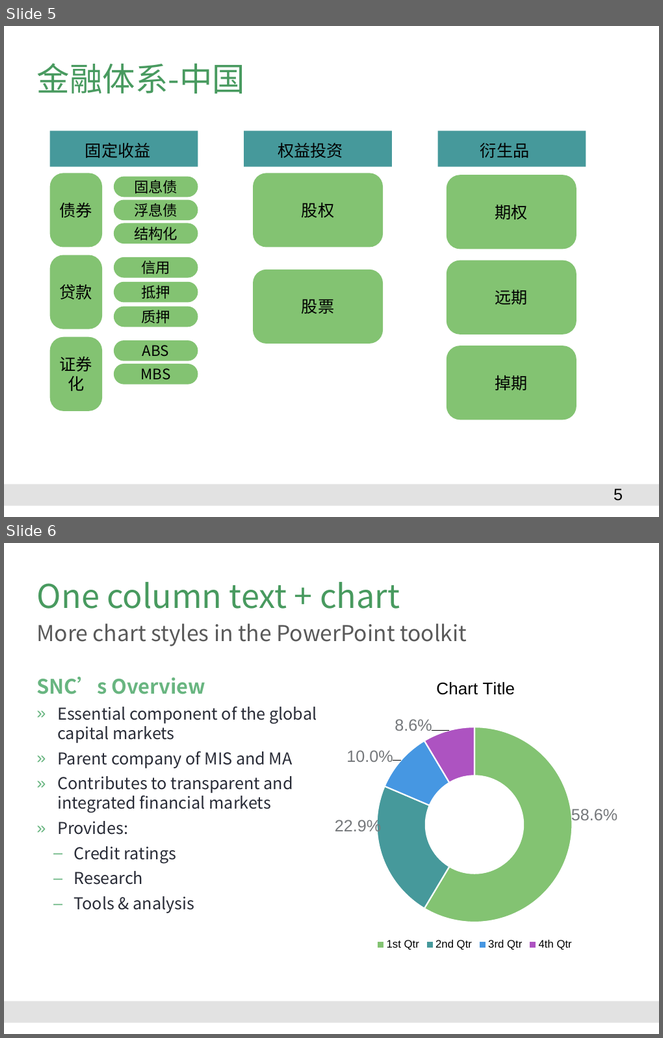
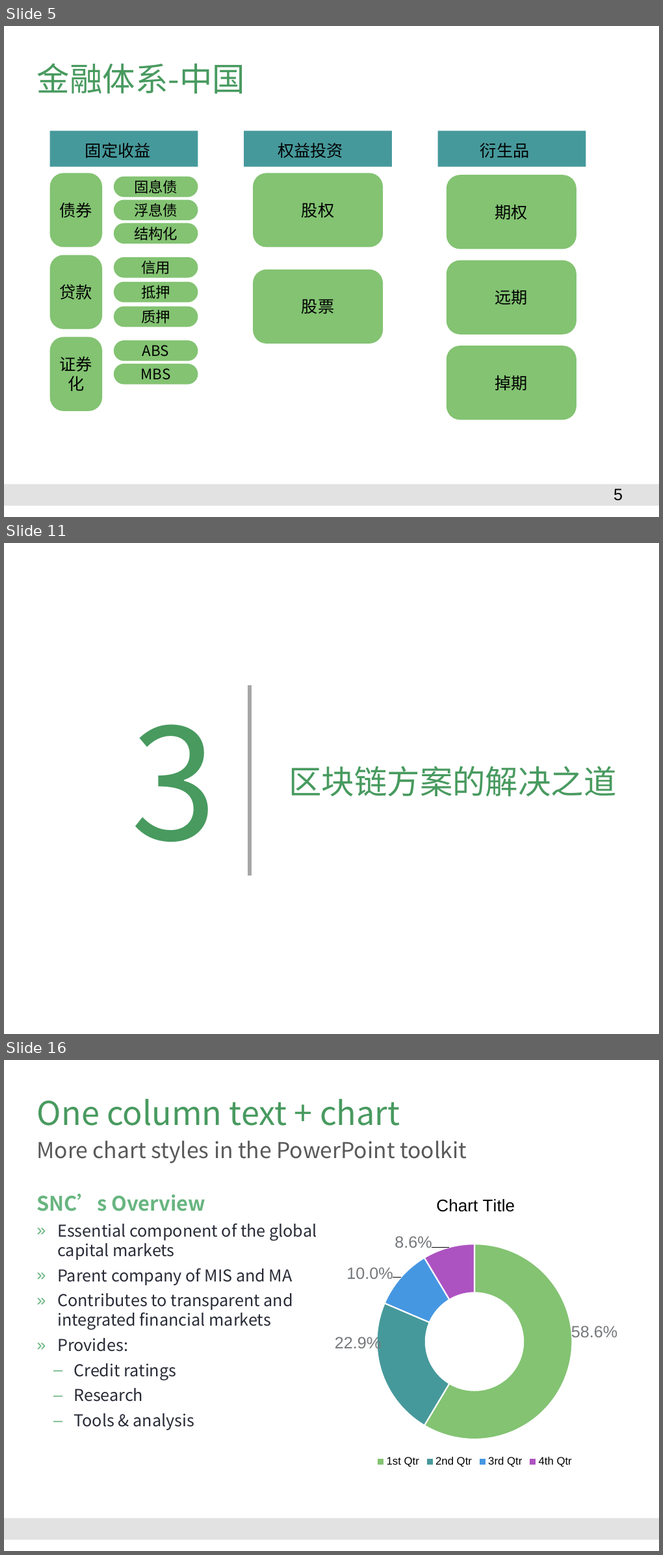
Before and after one commit to Catfeeds/DOC, a slide deck: 阿曼/proposal for Oman.pptx. Shown one above the other, each under a label of ours: slides 5 and 6 before the commit, slides 5, 11 and 16 after it; the slides between them are not shown. The pictures are 663x1038 and 663x1555 pixels, drawn with LibreOffice and Linux fonts; fonts in the diff are those of the drawing; background and template pictures are left out. Boxes give left, top, right and bottom in pixels: in the first picture for what was removed or moved away, otherwise in the second. Text is boxed around its words. In the diff, an @@ line names an element or a change of style, - is before the commit and + after.

```diff
--- a/阿曼/proposal for Oman.pptx
+++ b/阿曼/proposal for Oman.pptx
@@ slide 11 added at [4,543,659,1034], background #FFFFFF @@
@@ line added from (250, 685) to (250, 876), #A6A6A6 4.25 pt @@
@@ title added at [131,724,217,842], 170 pt, text #489A5F @@
+3
@@ text added at [289,766,616,797], 36 pt, text #489A5F @@
+区块链方案的解决之道
@@ what was slide 6 is now slide 16 @@
```
Also in this commit, not shown: 3 slides changed, 8 other slides added, 4 other files.
